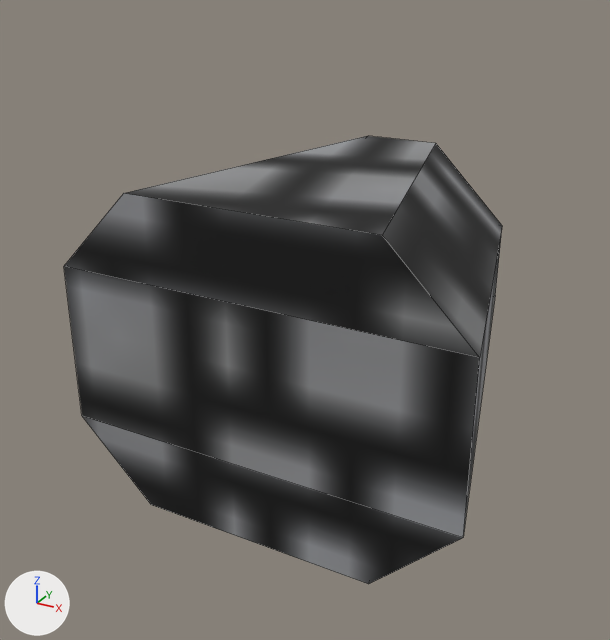
What one commit did to the OBJ model mccore/src/main/resources/assets/ivv/objmodels/parts/gearbox.obj.
The view is the same before and after, from a 50 mm lens placed at (0.277, -0.423, 0.274), pointed at (-0.081, 0.227, -0.051). Lighting does not change. The marker at lower left points along +X, +Y and +Z. Mesh edges are drawn as thin lines. Where no turn or scale is listed for an object, it has been applied to the vertices. Vertices at the same position are counted once.

In view in the first picture: 'cuboid'.
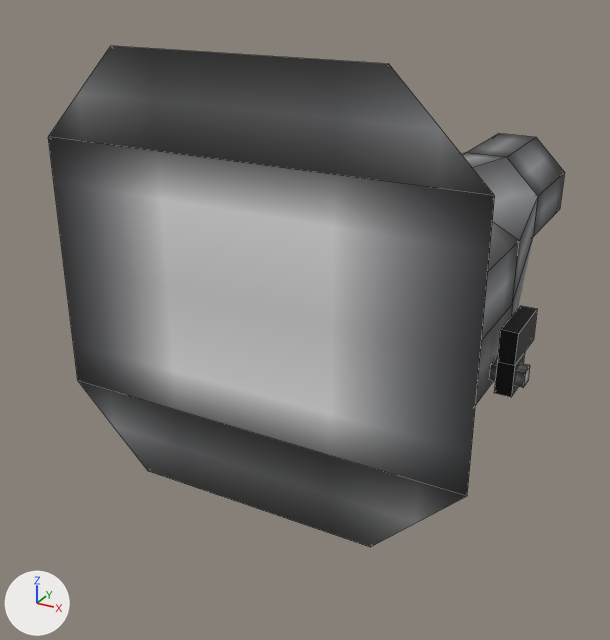
Changed parts and their boxes (x1, y1, x2, y2) in the pictures (610 x 640 px):
```json
{"object": "cuboid", "change": "reshaped", "before": [64, 136, 502, 584], "after": [48, 46, 565, 547], "on screen": "18% wider, 12% taller"}
{"object": "shifter", "change": "added", "after": [489, 306, 537, 397], "on screen": "black"}
```

Scene script edits in JSON lines:
```json
{"block": "me_cuboid", "where": "# used by ob_cuboid; location = (0.0, 0.0, 0.0)"}
{"op": "remove", "block": "me_cuboid", "code": "me_cuboid.from_pydata(...)  # 16 vertices, 14 faces; spans x -0.156..0.156, y 0.0..0.25, z -0.125..0.125"}
{"op": "add", "block": "me_cuboid", "code": "me_cuboid.from_pydata(...)  # 40 vertices, 55 faces; spans x -0.156..0.156, y 0.0..0.625, z -0.094..0.219"}
{"block": "me_cuboid", "change": "me_cuboid part 1: the whole mesh is rebuilt"}
{"op": "add", "block": "me_shifter", "code": ["me_shifter = bpy.data.meshes.new('shifter')", "me_shifter.from_pydata(...)  # 22 vertices, 18 faces; spans x 0.0938..0.125, y 0.25..0.3125, z -0.0938..-0.0313", "me_shifter.materials.append(mat_m_769d087b_0e02_83a3_bdca_d726fe174219)  # picture img_gearbox_png"]}
{"op": "add", "block": "ob_shifter", "code": ["ob_shifter = bpy.data.objects.new('shifter', me_shifter)", "ob_shifter.location = (0.0, 0.0, 0.0)"]}
```
